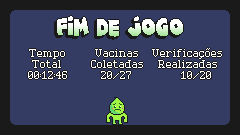
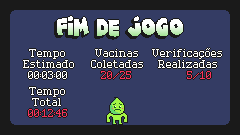
Layered file, before and after one edit (240px x 135px). Changes by layer:
added layer "Pasted Layer #4" above "Fim de jogo copy" over [22, 59, 75, 118]
painted on "Tempo Vacinas Verifica... #1" over [27, 59, 212, 118]
